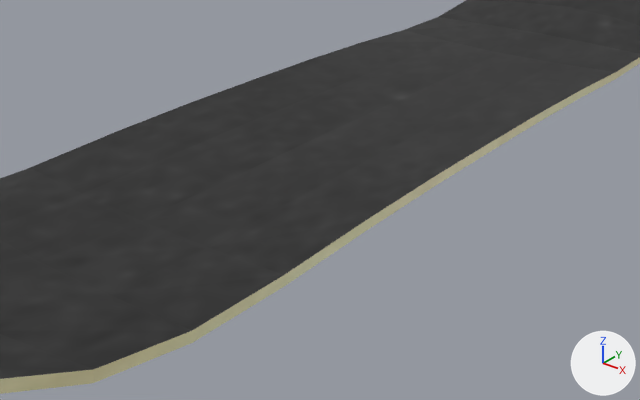
Before and after pictures for a commit that changed the Blender file assets/models/player/board.blend.
Camera for both pictures: a 50 mm camera at (3.38, -4.7, 2.19) aimed at (-0.14, -0.3, -0.54). Lighting does not change. The marker at lower right points along +X, +Y and +Z.

Script lines for the objects in view, before the commit:
```python
me_plane = bpy.data.meshes.new('Plane')
me_plane.from_pydata(...)  # 130 vertices, 128 faces; spans x -1.01..1.01, y -3.85..3.85, z -0.04..0.35
# faces by material slot: [48, 80]
me_plane.materials.append(mat_grip)  # picture img_blacksand_jpg_001
me_plane.materials.append(mat_wood)  # picture img_wood_jpg_001
ob_plane = bpy.data.objects.new('Plane', me_plane)
ob_plane.location = (0.0, 0.0, 0.0)
```
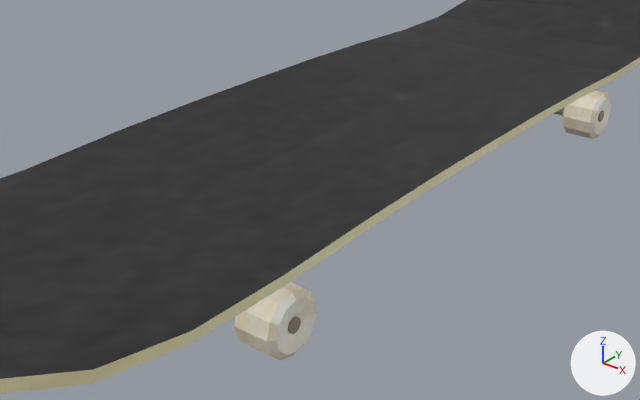
Commit message: implement new board model

What differs and where, as boxes [x1, y1, x2, y2] in the pictures (640 x 400 px):
'wheel', added: after [234, 282, 317, 361]
    faces in mat_rubber (picture img_drum_jpg_001): [234, 282, 317, 361]
    faces in mat_metal: [288, 316, 301, 334]
'wheel2', added: after [563, 90, 611, 139]
    faces in mat_rubber (picture img_drum_jpg_001): [563, 90, 611, 139]
'truck2', added: after [554, 108, 564, 116]

What the commit changed:
Picture 'rustymetal.jpg.001' (img_rustymetal_jpg_001) is new.
Picture 'drum.jpg.001' (img_drum_jpg_001) is new.
Material 'metal' (mat_metal) is new.
Uses the picture img_rustymetal_jpg_001.
Material 'rubber' (mat_rubber) is new.
Its texture is img_drum_jpg_001.
Mesh me_cylinder_007 is new.
It has 40 vertices, 28 faces and spans x -0.748..0.748, y 1.497..2.283, z -0.354..0.013.
It uses material mat_metal.
Mesh me_cylinder_006 is new.
It has 84 vertices, 74 faces and spans x 0.717..0.987, y 1.699..2.082, z -0.481..-0.098.
Faces by material slot: [49, 25].
It uses material mat_rubber (picture img_drum_jpg_001).
It uses material mat_metal.
Mesh me_cylinder_001 is new.
It has 84 vertices, 74 faces and spans x 0.717..0.987, y -2.082..-1.699, z -0.481..-0.098.
Faces by material slot: [49, 25].
It uses material mat_rubber (picture img_drum_jpg_001).
It uses material mat_metal.
Object 'truck2' (ob_truck2) is new; it shows me_cylinder_007.
Its location is (0.0, 0.0, 0.0).
Object 'wheel2' (ob_wheel2) is new; it shows me_cylinder_006.
Its location is (0.0, 0.0, 0.0).
Object 'wheel' (ob_wheel) is new; it shows me_cylinder_001.
Its location is (0.0, 0.0, 0.0).
